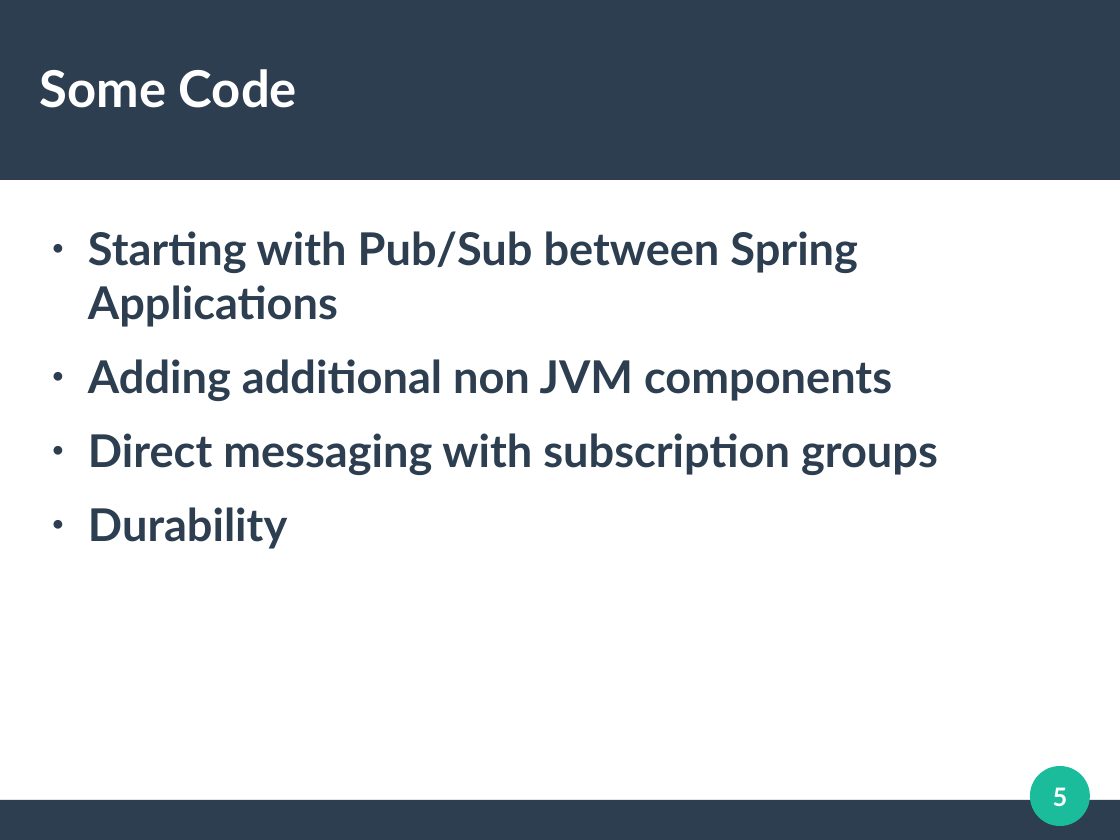
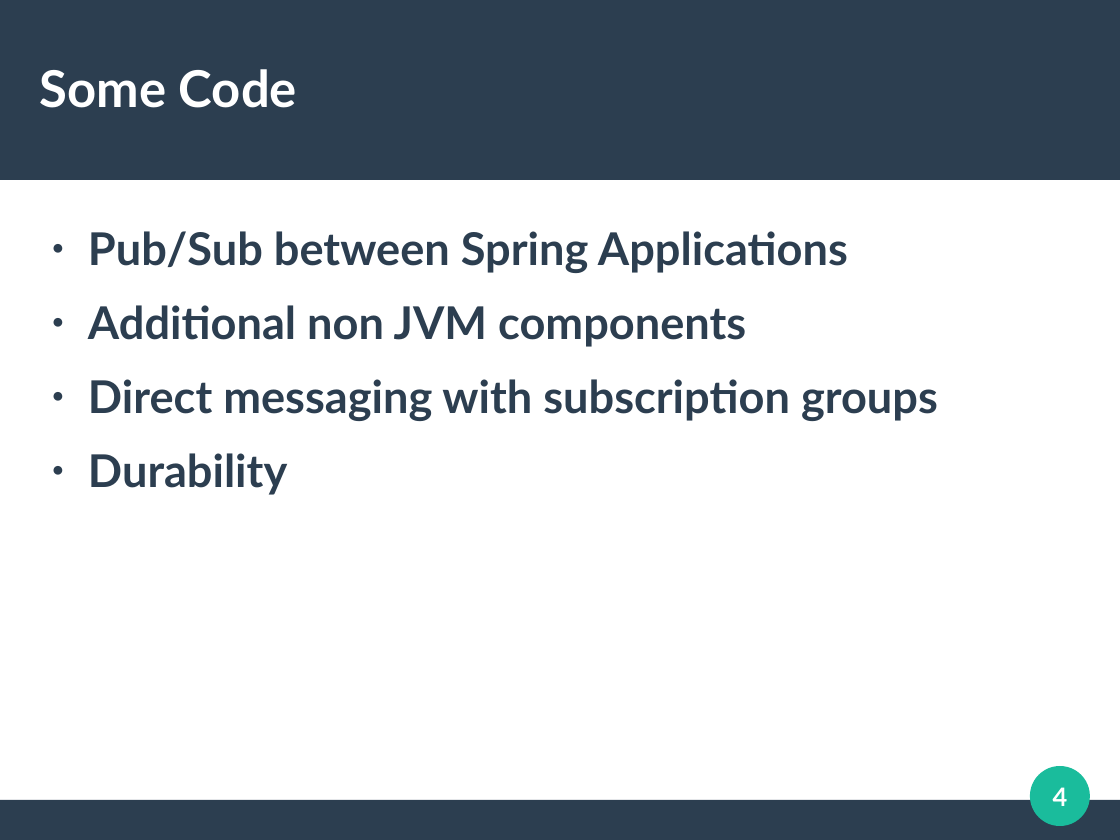
Before and after one commit to CrAzE124/bbd_demo, a slide deck: slide 4 of presentation/Untitled 2.odp (slide 5 before the commit). Drawn at 1120x840 pixels with LibreOffice and Linux fonts; fonts in the diff are those of the drawing. Boxes give left, top, right and bottom in pixels: in the first picture for what was removed or moved away, otherwise in the second. Text is boxed around its words. In the diff, an @@ line names an element or a change of style, - is before the commit and + after.

```diff
--- a/presentation/Untitled 2.odp
+++ b/presentation/Untitled 2.odp
@@ text at (x1=88, y1=231, x2=848, y2=347): text changed @@
-● Starting with Pub/Sub between Spring Applications
-● Adding additional non JVM components
+● Pub/Sub between Spring Applications
+● Additional non JVM components
@@ page number at (x1=1053, y1=787, x2=1068, y2=806): text changed @@
-5
+4
```
Also in this commit, not shown: 2 other slides changed, 1 slide added, 1 slide removed, 9 other files.
